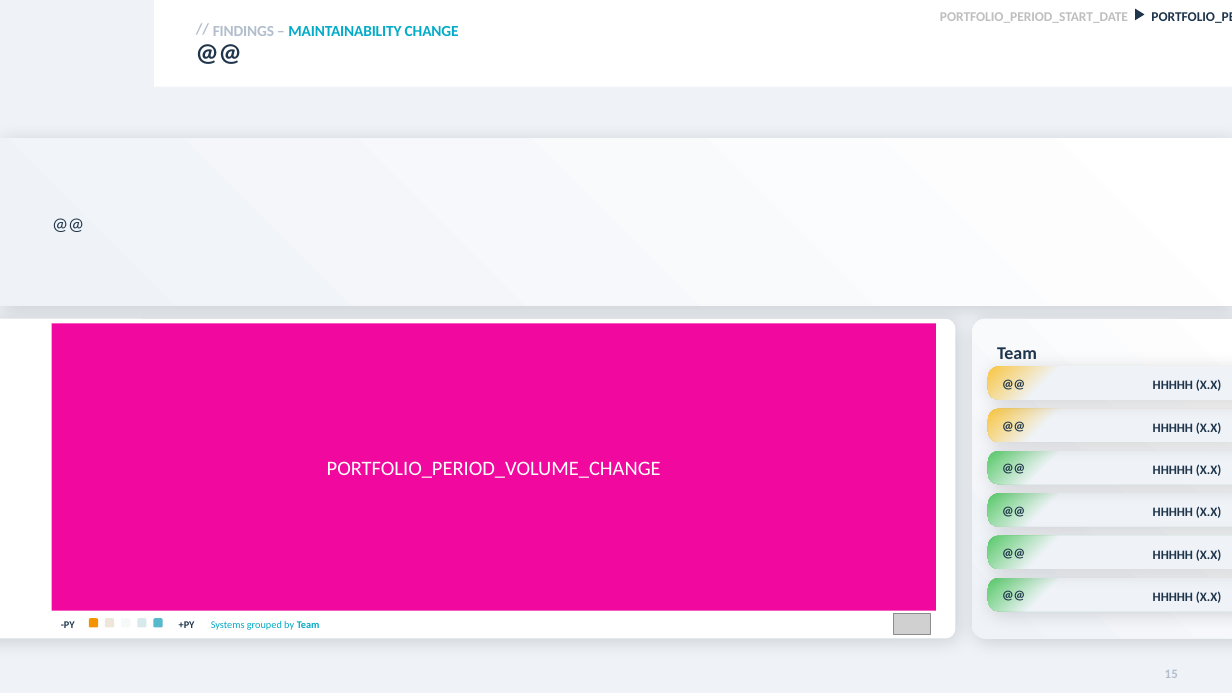
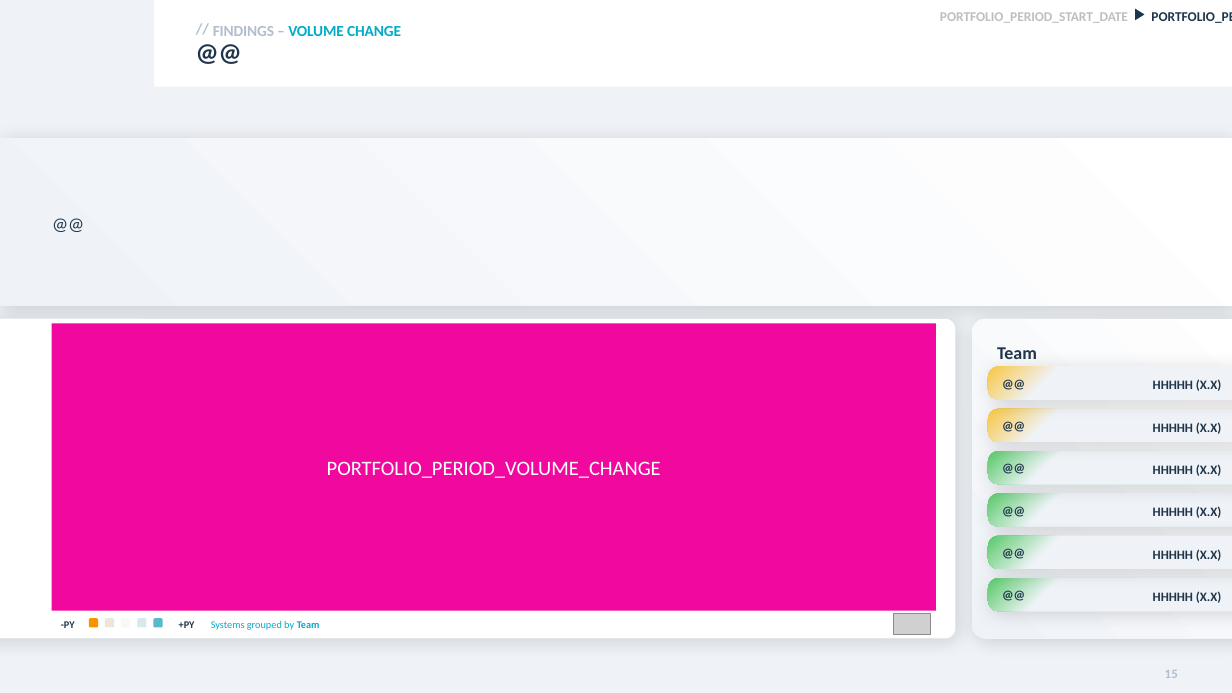
Before and after one commit to mardibiase/sigrid-integrations, a slide deck: slide 15 of report-generator/src/report_generator/presets/templates/portfolio-overview.pptx. Drawn at 1232x693 pixels with LibreOffice and Linux fonts; fonts in the diff are those of the drawing; grey boxes stand for pictures; background and template pictures are left out. Boxes give left, top, right and bottom in pixels: in the first picture for what was removed or moved away, otherwise in the second. Text is boxed around its words. In the diff, an @@ line names an element or a change of style, - is before the commit and + after.

```diff
--- a/report-generator/src/report_generator/presets/templates/portfolio-overview.pptx
+++ b/report-generator/src/report_generator/presets/templates/portfolio-overview.pptx
@@ text at (x1=213, y1=26, x2=401, y2=36): text changed @@
-FINDINGS – MAINTAINABILITY CHANGE
+FINDINGS – VOLUME CHANGE
```
Also in this commit, not shown: 2 other slides changed, 3 other files.
